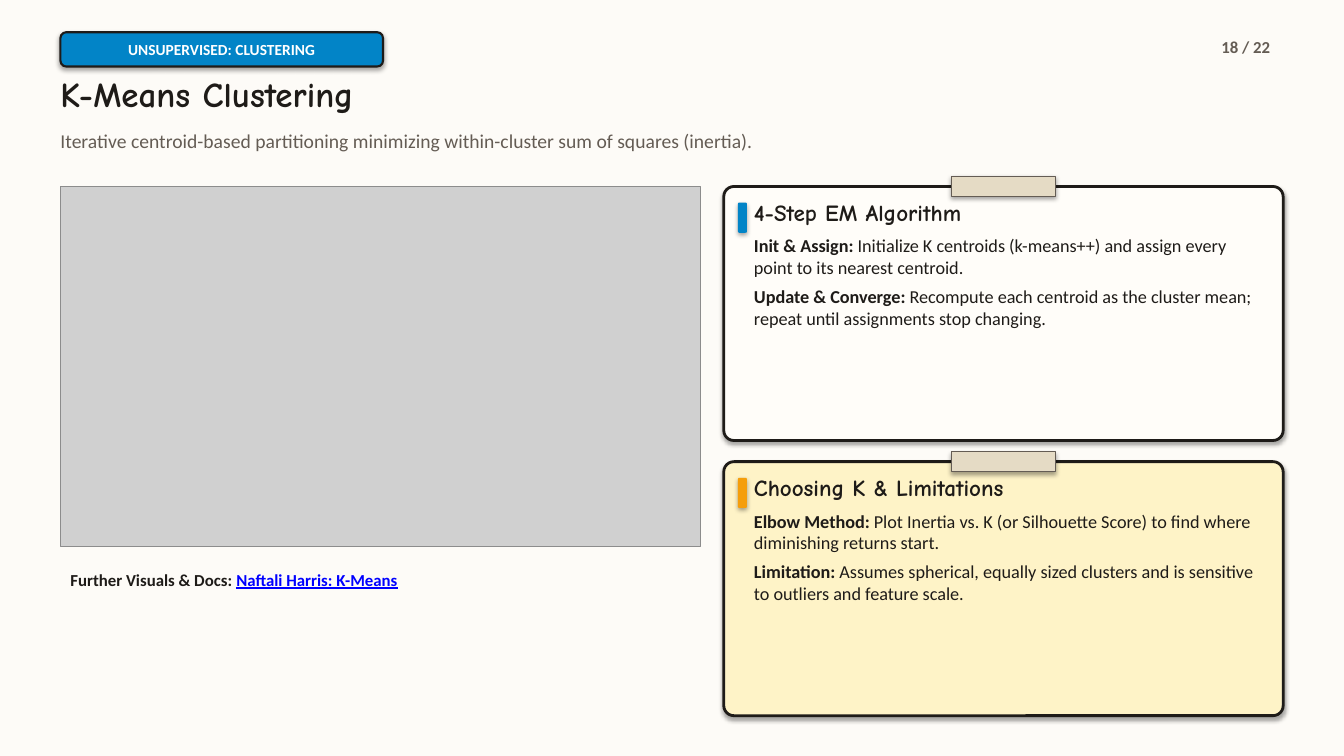
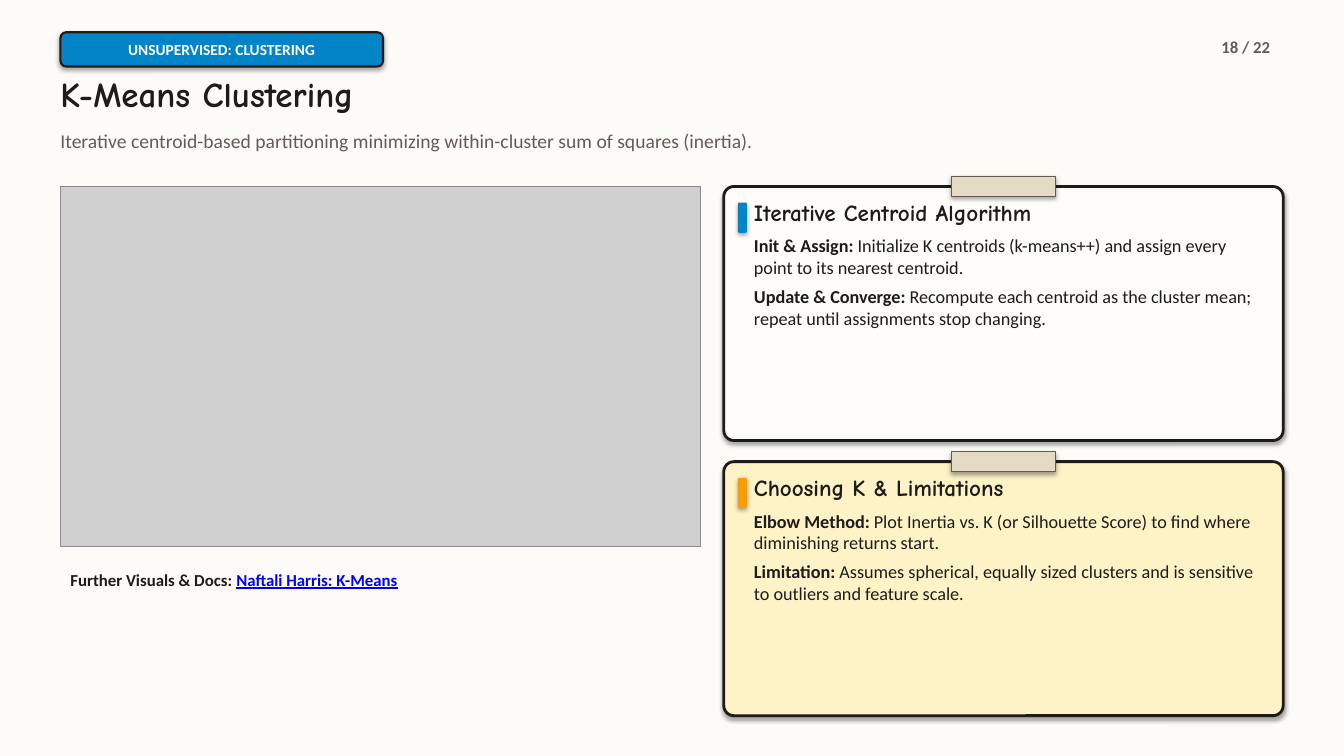
Before and after one commit to Ewan-Dkhar/Models, a slide deck: slide 18 of ml_models_lecture.pptx. Drawn at 1344x756 pixels with LibreOffice and Linux fonts; fonts in the diff are those of the drawing; grey boxes stand for pictures. Boxes give left, top, right and bottom in pixels: in the first picture for what was removed or moved away, otherwise in the second. Text is boxed around its words. In the diff, an @@ line names an element or a change of style, - is before the commit and + after.

```diff
--- a/ml_models_lecture.pptx
+++ b/ml_models_lecture.pptx
@@ text at <box>754,205,1032,225</box>: text changed @@
-4-Step EM Algorithm
+Iterative Centroid Algorithm
```
Also in this commit, not shown: 4 other slides changed, 4 other files.
